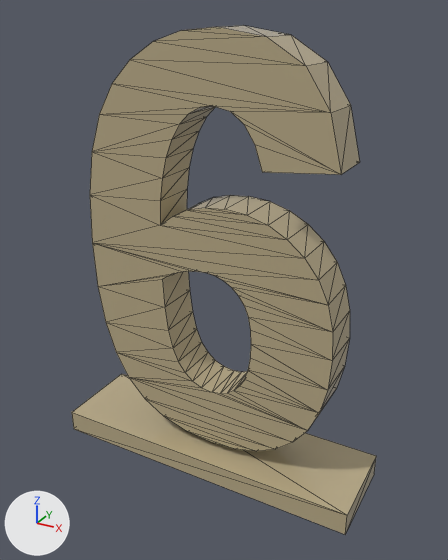
Before and after pictures for a commit that changed the glTF model Models/Numbers/num_6.glb.
Before and after are seen from a camera (50 mm lens) standing at (1.17, -2.06, 1.92) and looking at (0.04, 0.0, 0.88). Lighting does not change. The marker at lower left points along +X, +Y and +Z. Mesh edges are drawn as thin lines. Vertices at the same position are counted once.

In view in the first picture: 'num_6'.
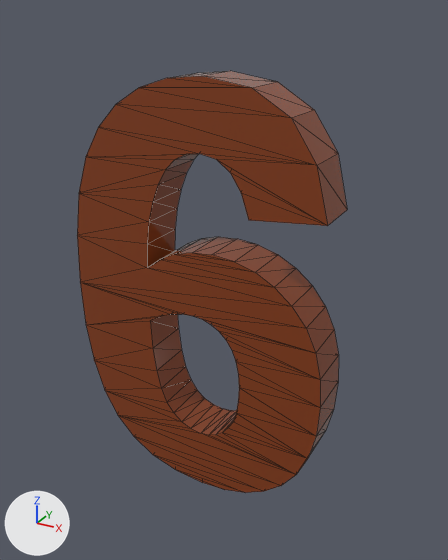
What differs and where, as boxes [x1, y1, x2, y2] in the pictures (448 x 560 px; the box of a moved part takes in the faces that stretch with it):
'num_6', recoloured, reshaped (11% narrower, 17% shorter): before [72, 25, 376, 534]; after [77, 71, 347, 493]
part 1 of me_000_006, moved or reshaped: before [90, 25, 360, 451]; after [77, 71, 347, 493]
part 2 of me_000_006, deleted (beige): before [72, 374, 376, 534]

What changed in the scene script:
```text
Change mat_numbers_mat:
    mat_numbers_mat.base_color: (0.49, 0.41, 0.25) -> (0.249, 0.0496, 0.00958)  # beige #baac89 -> brown #893f19
Change me_000_006:
    where me_000_006.from_pydata(...)  # 170 vertices, 336 faces; spans x -0.7..0.7, y -0.2..0.2, z 0.0..1.86
    used by ob_num_6; location = (0.0, 0.0, 0.0)
    me_000_006 part 1: the loose piece of 162 vertices spanning x -0.56..0.56, y -0.1..0.1, z 0.13..1.86 is moved by (0.0, -0.1, -0.15)
    me_000_006 part 2: the loose piece of 8 vertices spanning x -0.7..0.7, y -0.2..0.2, z 0.0..0.1 is deleted
```
